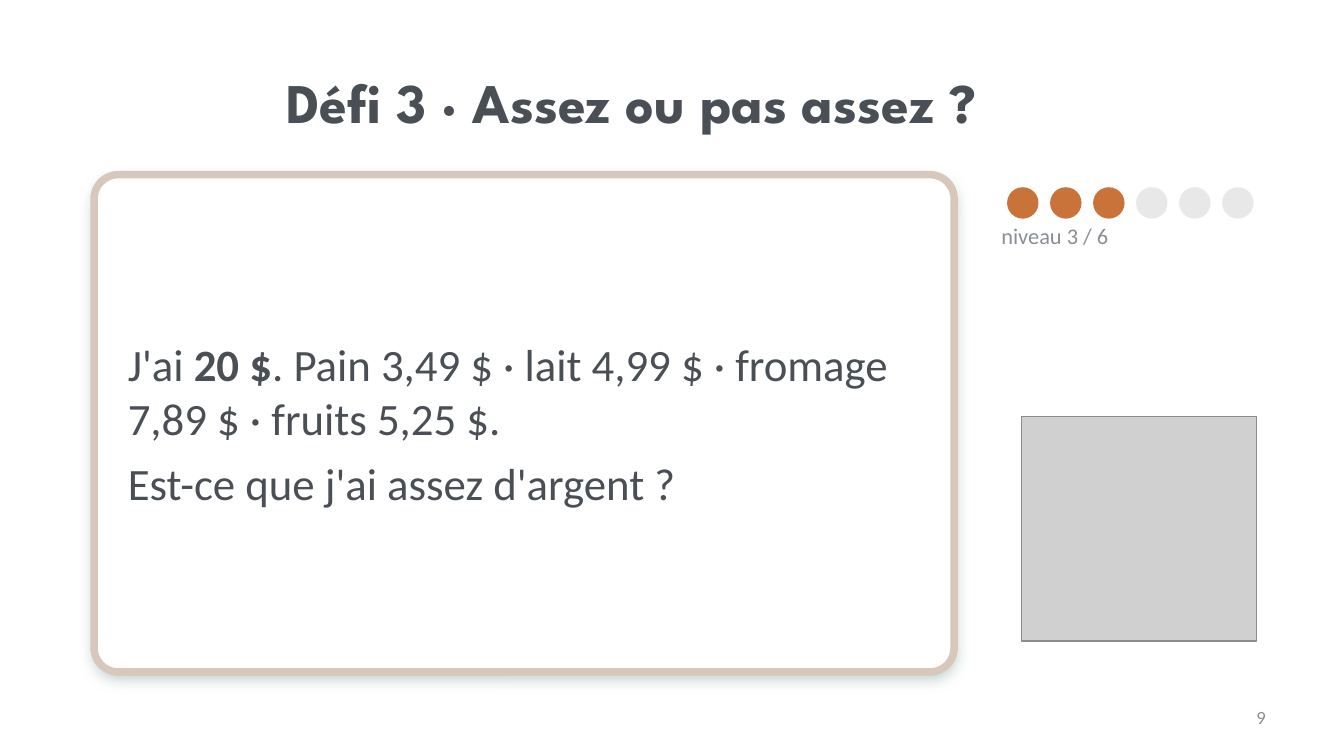
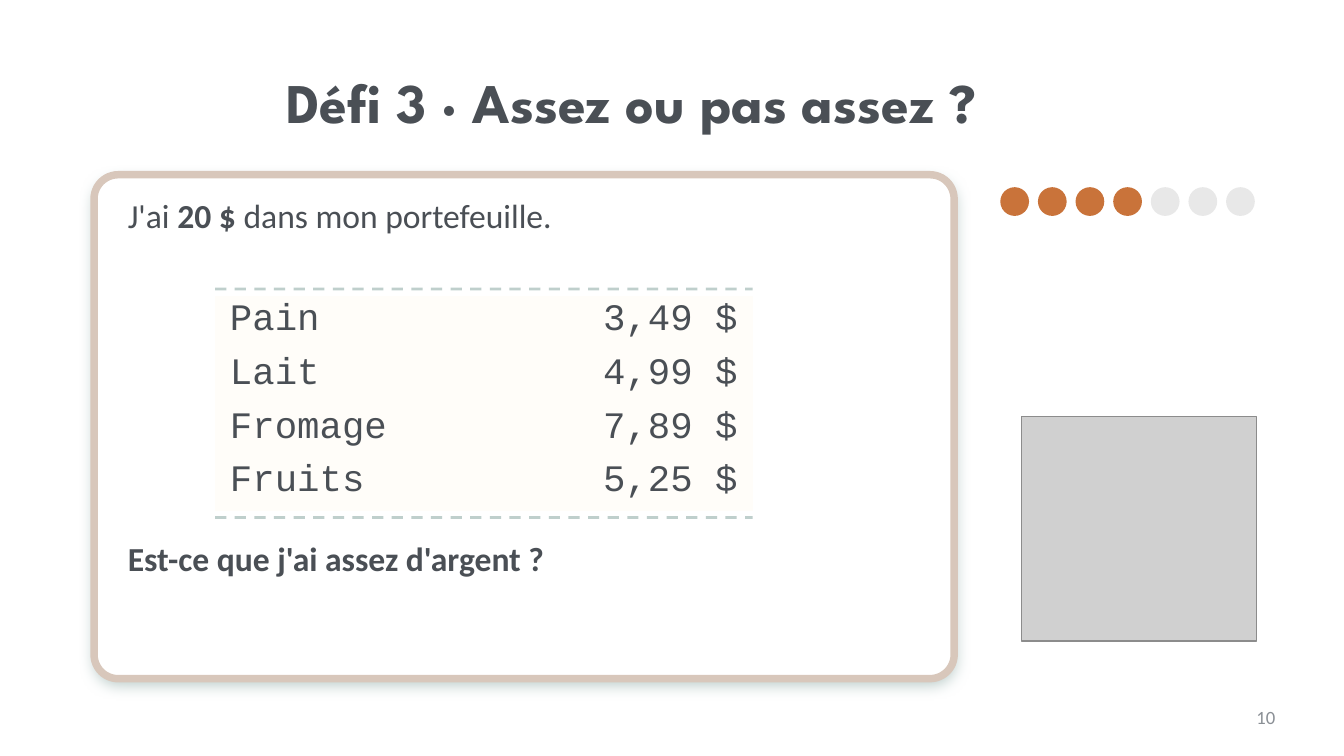
Before and after one commit to isabellepedneault111-ai/Chat-, a slide deck: slide 10 of PPS_Consommation_Hub_Teams/Lecons/2026-10-13_Mardi_Estimer-Besoins-Desirs/1_Diaporama_Grand-groupe.pptx (slide 9 before the commit). Drawn at 1344x756 pixels with LibreOffice and Linux fonts; fonts in the diff are those of the drawing; grey boxes stand for pictures; background and template pictures are left out. Boxes give left, top, right and bottom in pixels: in the first picture for what was removed or moved away, otherwise in the second. Text is boxed around its words. In the diff, an @@ line names an element or a change of style, - is before the commit and + after.

```diff
--- a/PPS_Consommation_Hub_Teams/Lecons/2026-10-13_Mardi_Estimer-Besoins-Desirs/1_Diaporama_Grand-groupe.pptx
+++ b/PPS_Consommation_Hub_Teams/Lecons/2026-10-13_Mardi_Estimer-Besoins-Desirs/1_Diaporama_Grand-groupe.pptx
@@ rounded rectangle: place and size @@
-rounded rectangle at [94,175,954,672]
+rounded rectangle at [94,175,954,679]
@@ rounded rectangle at [94,175,954,679]: proportions changed @@
@@ rounded rectangle at [94,175,954,679]: proportions changed @@
@@ rounded rectangle: place and size @@
-rounded rectangle at [94,175,954,672]
+rounded rectangle at [94,175,954,679]
@@ text added at [128,204,551,234], 18 pt, text #4A4F55 @@
+J'ai 20 $ dans mon portefeuille.
@@ ellipse: place and size @@
-ellipse at [1008,188,1038,218]
+ellipse at [1001,188,1028,215]
@@ ellipse: place and size @@
-ellipse at [1051,188,1081,218]
+ellipse at [1039,188,1066,215]
@@ ellipse added at [1077,188,1103,215], fill #C9733A, outline #C9733A 1 pt @@
@@ ellipse: place and size @@
-ellipse at [1094,188,1124,218]
+ellipse at [1114,188,1141,215]
@@ ellipse: place and size @@
-ellipse at [1137,188,1167,218]
+ellipse at [1152,188,1179,215]
@@ ellipse: place and size @@
-ellipse at [1180,188,1210,218]
+ellipse at [1189,188,1216,215]
@@ ellipse: place and size @@
-ellipse at [1223,188,1253,218]
+ellipse at [1227,188,1254,215]
@@ text removed at [1001,228,1108,244] @@
-niveau 3 / 6
@@ table added at [215,296,753,502], 4 rows, 2 columns @@
+Pain | 3,49 $
+Lait | 4,99 $
+Fromage | 7,89 $
+Fruits | 5,25 $
@@ line added from (215, 289) to (753, 289), #BFCFCC 1.5 pt dashed @@
@@ text at [128,350,887,441]: paragraph removed @@
-J'ai 20 $. Pain 3,49 $ · lait 4,99 $ · fromage 7,89 $ · fruits 5,25 $.
@@ text "Est-ce que j'ai assez d'argent ...": place and size @@
-text "Est-ce que j'ai assez d'argent ..." at [128,350,887,508]
+text "Est-ce que j'ai assez d'argent ..." at [128,547,521,577]
@@ text "Est-ce que j'ai assez d'argent ..." at [128,547,521,577]: size 24 to 18 pt, bold on; less space between paragraphs; vertical alignment middle to top @@
@@ line added from (215, 517) to (753, 517), #BFCFCC 1.5 pt dashed @@
@@ page number at [1256,712,1275,724]: text changed @@
-9
+10
```
Also in this commit, not shown: 17 other slides changed, 6 slides added, 4 slides removed, 15 other files.
